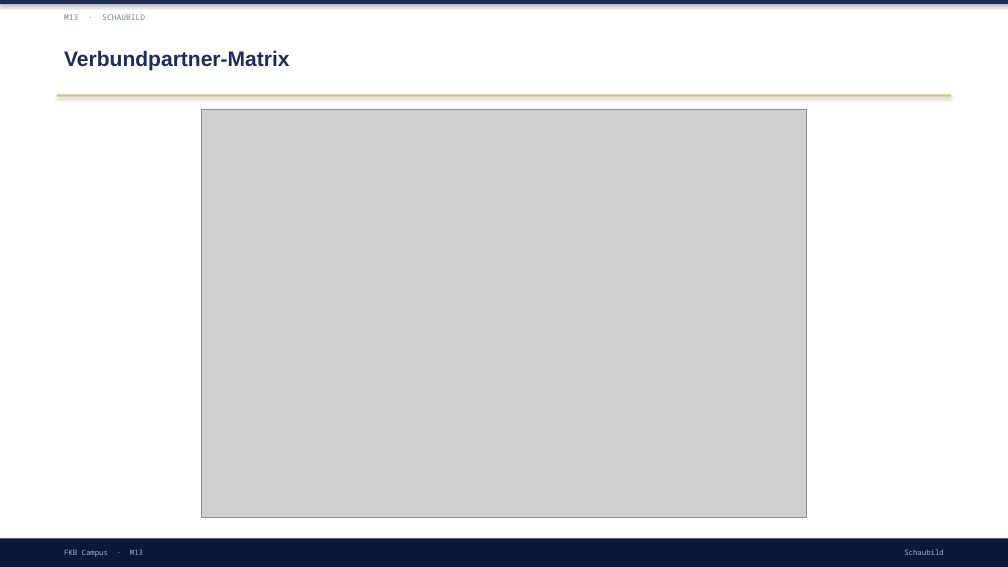
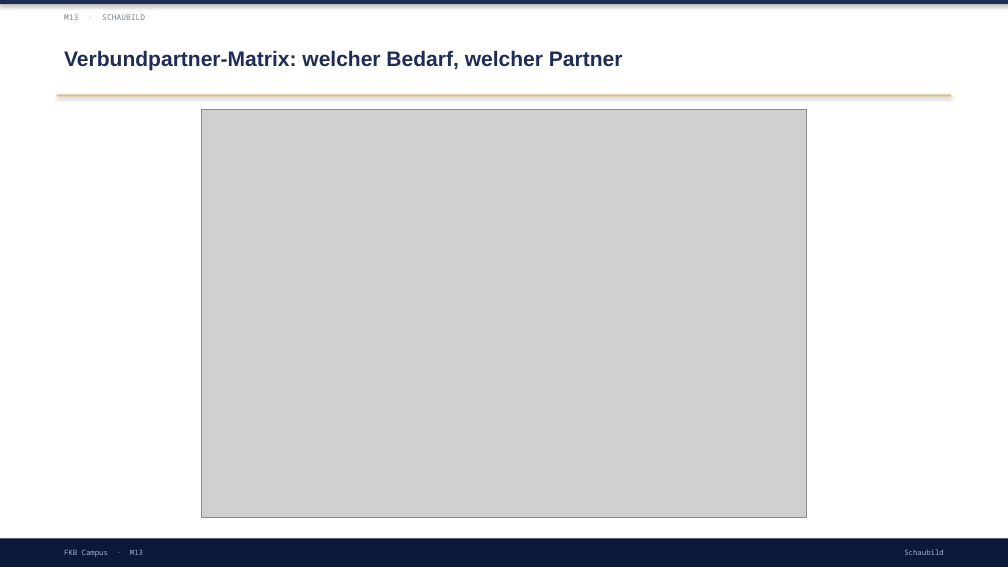
Before and after one commit to ck5rqc47pr-byte/firmenkundenakademie-online, a slide deck: slide 11 of protected-downloads/praesentation/M13.pptx (slide 14 before the commit). Drawn at 1008x567 pixels with LibreOffice and Linux fonts; fonts in the diff are those of the drawing; grey boxes stand for pictures. Boxes give left, top, right and bottom in pixels: in the first picture for what was removed or moved away, otherwise in the second. Text is boxed around its words. In the diff, an @@ line names an element or a change of style, - is before the commit and + after.

```diff
--- a/protected-downloads/praesentation/M13.pptx
+++ b/protected-downloads/praesentation/M13.pptx
@@ text at (64, 50, 623, 70): text changed @@
-Verbundpartner-Matrix
+Verbundpartner-Matrix: welcher Bedarf, welcher Partner
```
Also in this commit, not shown: 5 other slides changed, 5 slides added, 7 slides removed, 1 other file.
